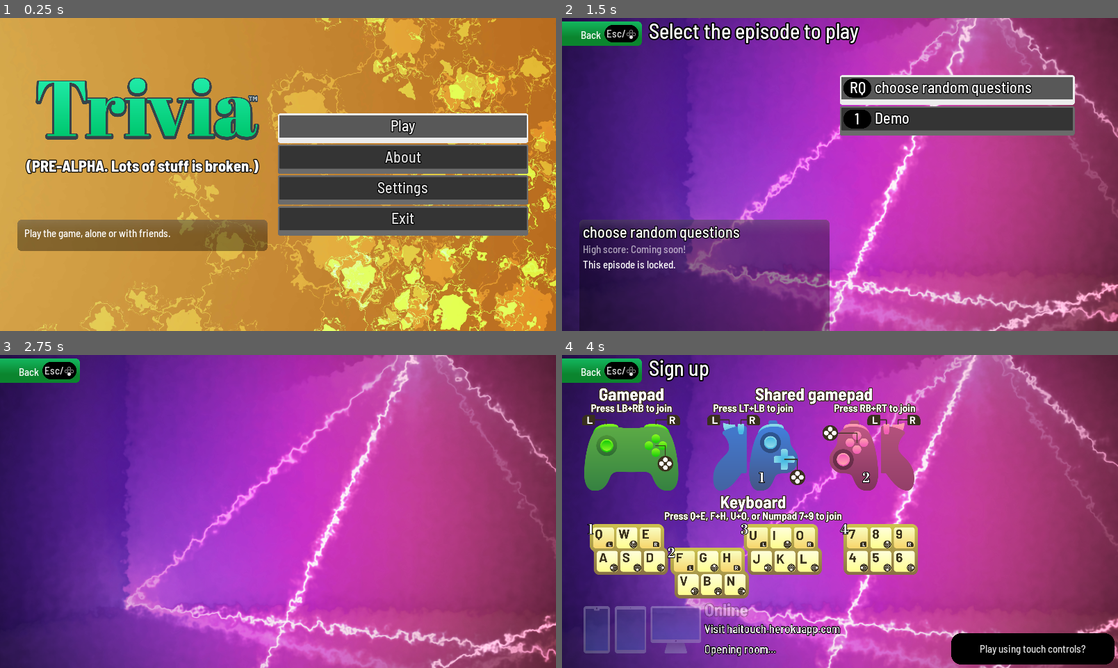
Above: before the commit, frames 1-4 (two rows, left to right).
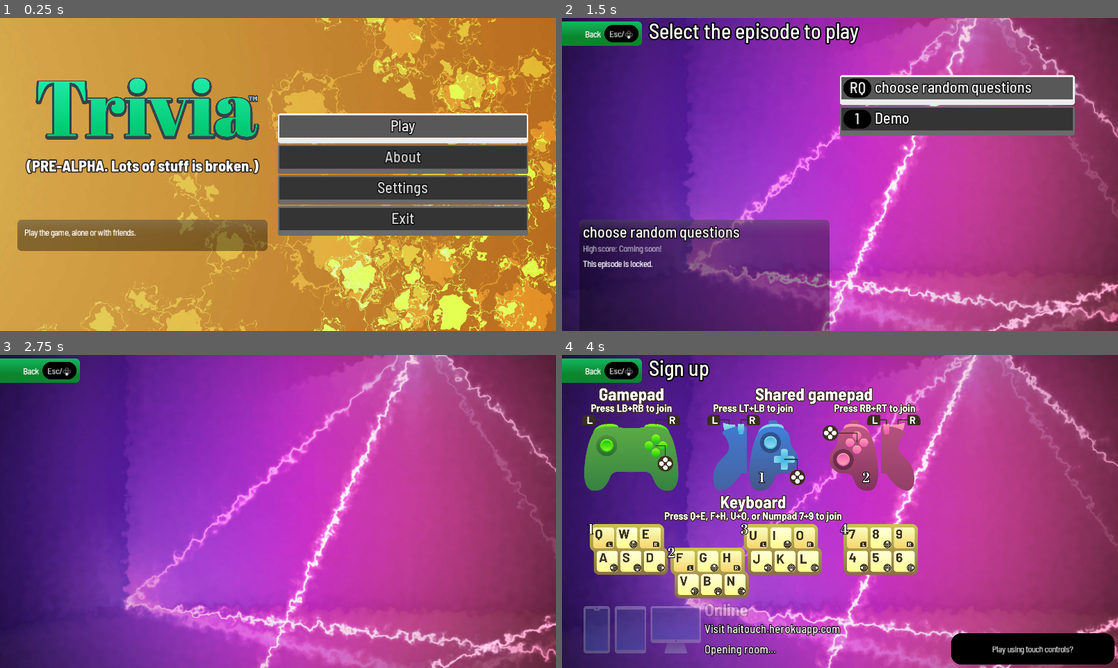
Above: after the commit, the same moments.

Repository: JapanYoshi/salty
Game: Godot game, scene res://Title.tscn
Two runs of this game, one before a commit and one after it. Both use one fixed random seed, a clock stepped at 60 frames per second and the inputs below. Sound files missing from this copy of the repository are replaced by a short silence.
Inputs (mouse positions are in pixels of both pictures, inside the frame that each line leads up to):
- Up to frame 1 (0.25 s): no input
- Up to frame 2 (1.5 s): click "Play" at 0.5 s; tap Enter (ui_accept) at 1.25 s; move the mouse to (962, 158) at 1.27 s; hold Right (ui_right) from 1.28 s (still down); hold U (signup2) from 1.28 s (still down); click (962, 158) at 1.42 s
- Up to frame 3 (2.75 s): tap Enter (ui_accept) at 1.52, 2.27 s; move the mouse to (166, 527) at 2.02 s; release Right (ui_right) at 2.03 s; release U (signup2) at 2.03 s; hold Down (ui_down) from 2.03 s (still down); tap O (signup2b) at 2.1 s
- Up to frame 4 (4 s): move the mouse to (895, 442) at 2.77 s; release Down (ui_down) at 2.78 s; hold Right (ui_right) 2.78-3.53 s; tap G at 2.85 s; tap Enter (ui_accept) at 3.5, 3.77 s; move the mouse to (812, 574) at 3.52 s; hold Q (signup0) from 3.53 s (still down); tap V at 3.6 s; click (812, 574) at 3.67 s

The runs differ from the first frame. In frame 1, 1.0% of the frame differs, in the area x 4-77%, y 32-71%; in frame 2, 1.2%, in the area x 3-85%, y 3-81%; in frame 3, 0.1%; in frame 4, 0.9%.

Commit message:
enable filter for fonts

Diff:
--- a/fonts/body_bold.tres
+++ b/fonts/body_bold.tres
@@ -7,6 +7,7 @@
 size = 36
 outline_size = 2
 outline_color = Color( 0, 0, 0, 1 )
+use_filter = true
 extra_spacing_top = -2
 extra_spacing_bottom = 2
 font_data = ExtResource( 1 )
--- a/fonts/body_bold_italic.tres
+++ b/fonts/body_bold_italic.tres
@@ -7,6 +7,7 @@
 size = 36
 outline_size = 2
 outline_color = Color( 0, 0, 0, 1 )
+use_filter = true
 extra_spacing_top = -2
 extra_spacing_bottom = 2
 font_data = ExtResource( 2 )
--- a/fonts/body_code.tres
+++ b/fonts/body_code.tres
@@ -7,5 +7,6 @@
 size = 36
 outline_size = 2
 outline_color = Color( 0, 0, 0, 1 )
+use_filter = true
 font_data = ExtResource( 2 )
 fallback/0 = ExtResource( 1 )
--- a/fonts/body_italic.tres
+++ b/fonts/body_italic.tres
@@ -7,6 +7,7 @@
 size = 36
 outline_size = 2
 outline_color = Color( 0, 0, 0, 1 )
+use_filter = true
 extra_spacing_top = -2
 extra_spacing_bottom = 2
 font_data = ExtResource( 2 )
--- a/fonts/body_normal.tres
+++ b/fonts/body_normal.tres
@@ -9,6 +9,7 @@
 size = 36
 outline_size = 2
 outline_color = Color( 0, 0, 0, 1 )
+use_filter = true
 extra_spacing_top = -2
 extra_spacing_bottom = 2
 font_data = SubResource( 1 )
--- a/fonts/candy_joke.tres
+++ b/fonts/candy_joke.tres
@@ -4,6 +4,7 @@
 
 [resource]
 size = 36
+use_filter = true
 extra_spacing_top = -6
 extra_spacing_bottom = -4
 extra_spacing_char = -1
--- a/fonts/gibberish_answer_italic.tres
+++ b/fonts/gibberish_answer_italic.tres
@@ -7,5 +7,6 @@
 size = 56
 outline_size = 2
 outline_color = Color( 0, 0, 0, 1 )
+use_filter = true
 font_data = ExtResource( 1 )
 fallback/0 = ExtResource( 2 )
--- a/fonts/gibberish_answer_regular.tres
+++ b/fonts/gibberish_answer_regular.tres
@@ -7,5 +7,6 @@
 size = 56
 outline_size = 2
 outline_color = Color( 0, 0, 0, 1 )
+use_filter = true
 font_data = ExtResource( 2 )
 fallback/0 = ExtResource( 1 )
--- a/fonts/gibberish_big_font.tres
+++ b/fonts/gibberish_big_font.tres
@@ -7,5 +7,6 @@
 size = 56
 outline_size = 2
 outline_color = Color( 0, 0, 0, 1 )
+use_filter = true
 font_data = ExtResource( 1 )
 fallback/0 = ExtResource( 2 )
--- a/fonts/player_number_font.tres
+++ b/fonts/player_number_font.tres
@@ -5,4 +5,5 @@
 [resource]
 size = 64
 outline_size = 4
+use_filter = true
 font_data = ExtResource( 1 )
--- a/fonts/rush_option_italic.tres
+++ b/fonts/rush_option_italic.tres
@@ -4,6 +4,7 @@
 
 [resource]
 size = 48
+use_filter = true
 extra_spacing_char = -1
 extra_spacing_space = 2
 font_data = ExtResource( 1 )
--- a/fonts/rush_option_regular.tres
+++ b/fonts/rush_option_regular.tres
@@ -5,6 +5,7 @@
 
 [resource]
 size = 48
+use_filter = true
 extra_spacing_char = -1
 extra_spacing_space = 4
 font_data = ExtResource( 2 )
--- a/fonts/small_bold.tres
+++ b/fonts/small_bold.tres
@@ -3,5 +3,6 @@
 [ext_resource path="res://fonts/body_bold_data.tres" type="DynamicFontData" id=1]
 
 [resource]
-size = 32
+size = 28
+use_filter = true
 font_data = ExtResource( 1 )
--- a/fonts/small_italic.tres
+++ b/fonts/small_italic.tres
@@ -4,6 +4,8 @@
 [ext_resource path="res://fonts/icons_data.tres" type="DynamicFontData" id=2]
 
 [resource]
-size = 24
+size = 22
+use_filter = true
+extra_spacing_char = -1
 font_data = ExtResource( 1 )
 fallback/0 = ExtResource( 2 )
--- a/fonts/small_normal.tres
+++ b/fonts/small_normal.tres
@@ -6,6 +6,8 @@
 font_path = "res://fonts/BarlowSemiCondensed-Medium.ttf"
 
 [resource]
-size = 24
+size = 22
+use_filter = true
+extra_spacing_char = -1
 font_data = SubResource( 1 )
 fallback/0 = ExtResource( 1 )
--- a/fonts/timer_font.tres
+++ b/fonts/timer_font.tres
@@ -7,5 +7,6 @@
 size = 96
 outline_size = 3
 outline_color = Color( 0, 0, 0, 1 )
+use_filter = true
 font_data = ExtResource( 1 )
 fallback/0 = ExtResource( 2 )
--- a/fonts/title_italic.tres
+++ b/fonts/title_italic.tres
@@ -7,5 +7,6 @@
 size = 48
 outline_size = 3
 outline_color = Color( 0, 0, 0, 1 )
+use_filter = true
 font_data = ExtResource( 2 )
 fallback/0 = ExtResource( 1 )
--- a/fonts/title_normal.tres
+++ b/fonts/title_normal.tres
@@ -9,5 +9,6 @@
 size = 48
 outline_size = 3
 outline_color = Color( 0, 0, 0, 1 )
+use_filter = true
 font_data = SubResource( 1 )
 fallback/0 = ExtResource( 1 )
--- a/fonts/typingBox.tres
+++ b/fonts/typingBox.tres
@@ -8,5 +8,6 @@
 [resource]
 size = 40
 outline_color = Color( 0, 0, 0, 1 )
+use_filter = true
 font_data = SubResource( 1 )
 fallback/0 = ExtResource( 1 )
